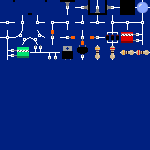
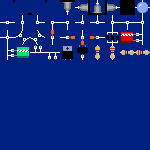
Comparing the layer stacks of the two 150px x 150px images. Changes:
painted on "Background" over [63,2,117,13]
